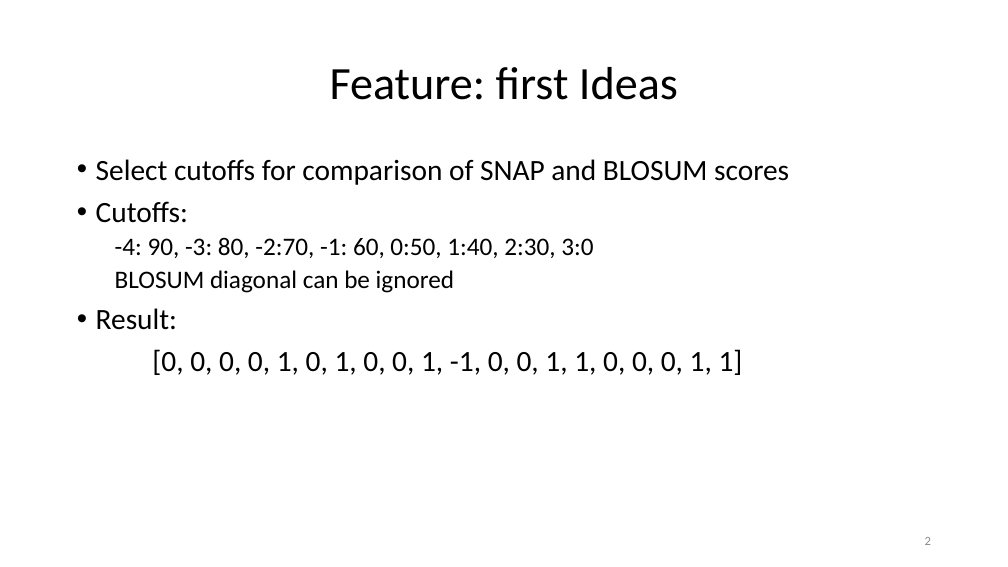
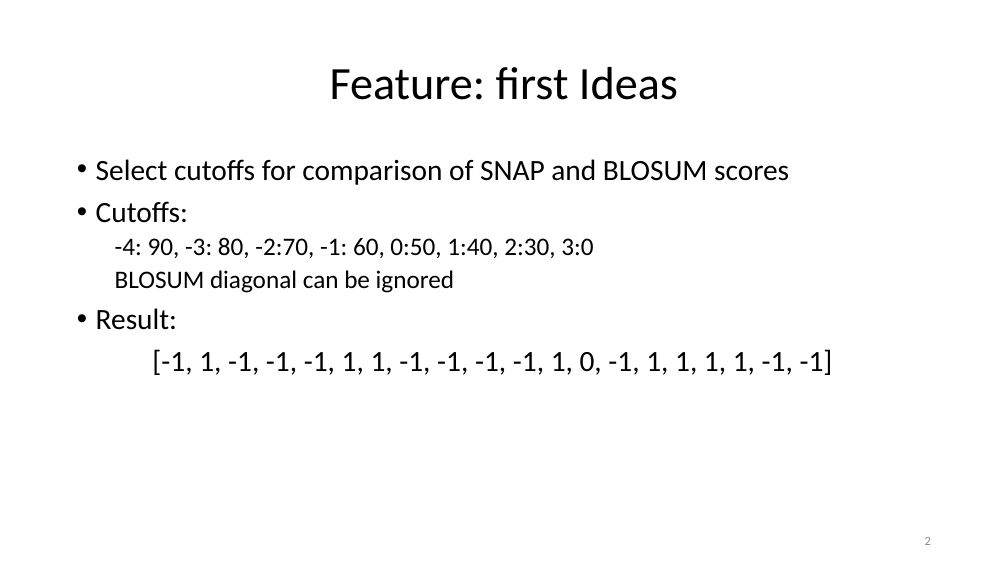
Before and after one commit to paulhager/ProteinPrediction1, a slide deck: slide 2 of BLOSUM_scorescompared to single SNAP scores.pptx. Drawn at 1008x567 pixels with LibreOffice and Linux fonts; fonts in the diff are those of the drawing; background and template pictures are left out. Boxes give left, top, right and bottom in pixels: in the first picture for what was removed or moved away, otherwise in the second. Text is boxed around its words. In the diff, an @@ line names an element or a change of style, - is before the commit and + after.

Commit message:
updated ppt

```diff
--- a/BLOSUM_scorescompared to single SNAP scores.pptx
+++ b/BLOSUM_scorescompared to single SNAP scores.pptx
@@ text at [152,349,833,375]: text changed @@
-[0, 0, 0, 0, 1, 0, 1, 0, 0, 1, -1, 0, 0, 1, 1, 0, 0, 0, 1, 1]
+[-1, 1, -1, -1, -1, 1, 1, -1, -1, -1, -1, 1, 0, -1, 1, 1, 1, 1, -1, -1]
```
Also in this commit, not shown: 6 slides added, 1 slide removed.
